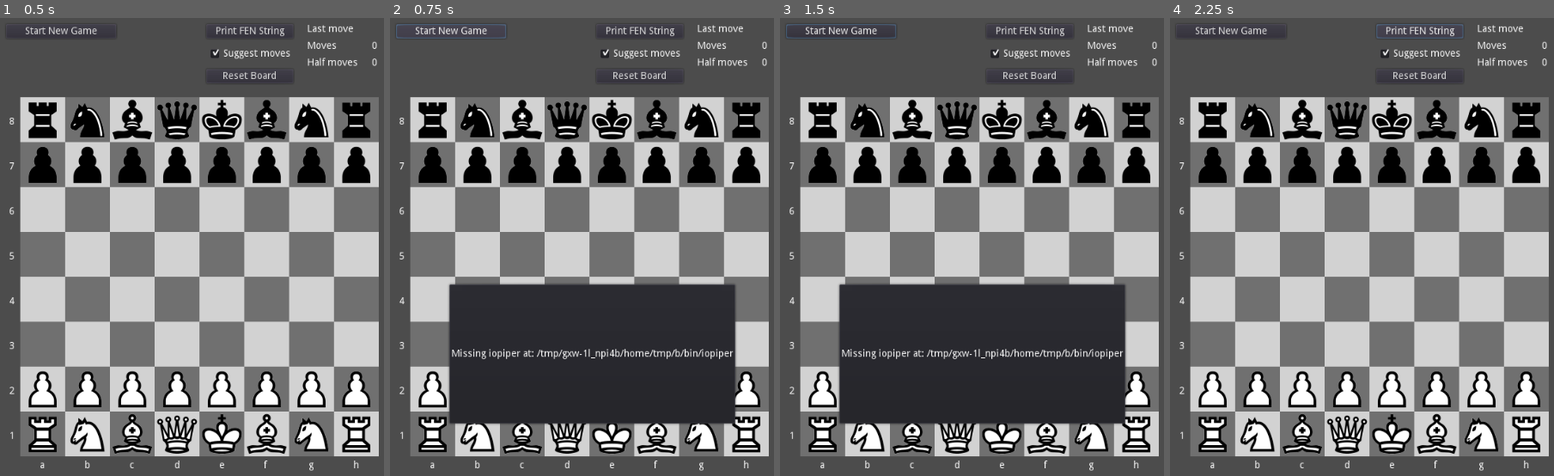
Above: before the commit, frames 1-4 (left to right).
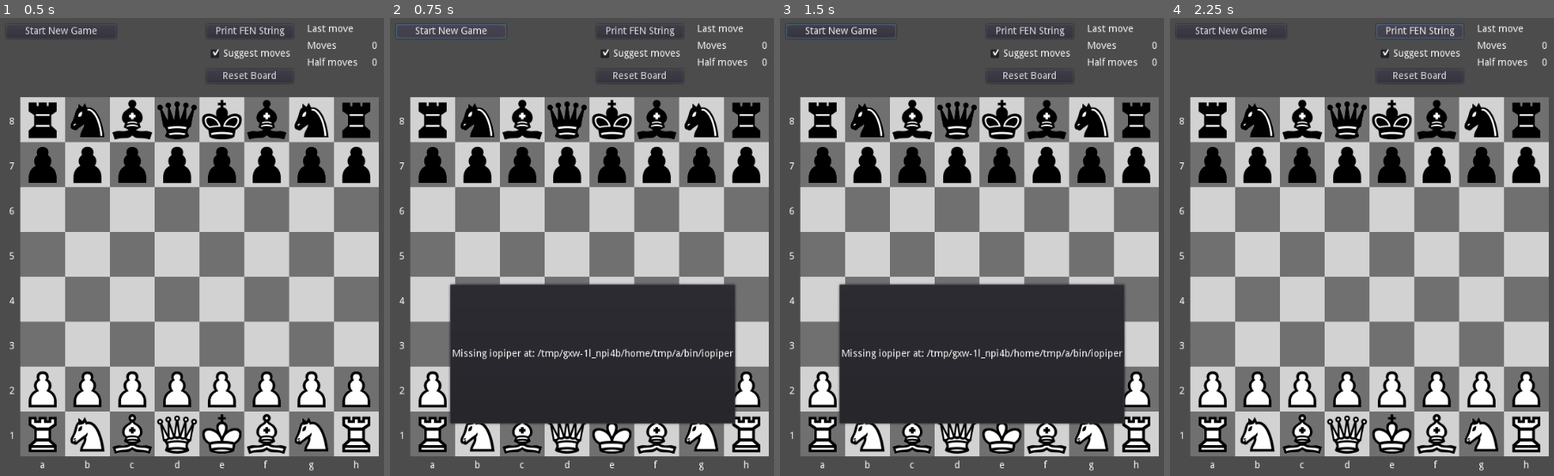
Above: after the commit, the same moments.

Repository: andrew-wilkes/godot-chess
Game: Godot game, scene res://Main.tscn
Two runs of this game, one before a commit and one after it. Both use one fixed random seed, a clock stepped at 60 frames per second and the inputs below.
Inputs:
- Up to frame 1 (0.5 s): no input
- Up to frame 2 (0.75 s): click "Start New Game" at 0.5 s
- Up to frame 3 (1.5 s): click "Start New Game" at 1.25 s
- Up to frame 4 (2.25 s): click "Print FEN String" at 2 s

Frame 1 is identical in both runs. In frame 2, 0.6% of the frame differs, in the area x 15-76%, y 58-89%; in frame 3, 0.2%; in frame 4, nothing differs.

Commit message:
Allow for newgame mid-game

Diff:
--- a/src/Main.gd
+++ b/src/Main.gd
@@ -47,6 +47,8 @@
 				NEW_GAME:
 					board.halfmoves = 0
 					board.fullmoves = 0
+					show_last_move()
+					ponder()
 					reset_board()
 					if engine.server_pid > 0:
 						engine.send_packet("ucinewgame")
@@ -102,10 +104,12 @@
 			match event:
 				DONE:
 					print("Player won")
+					state = IDLE
 		ENGINE_WIN:
 			match event:
 				DONE:
 					print("Engine won")
+					state = IDLE
 
 
 func stow_taken_piece(p: Piece):
@@ -118,7 +122,7 @@
 	p.queue_free()
 
 
-func show_last_move(move):
+func show_last_move(move = ""):
 	$VBox/HBox/Grid/LastMove.text = move
 
 
@@ -272,6 +276,7 @@
 
 
 func _on_Start_button_down():
+	state = IDLE
 	handle_state(NEW_GAME)
 
 
